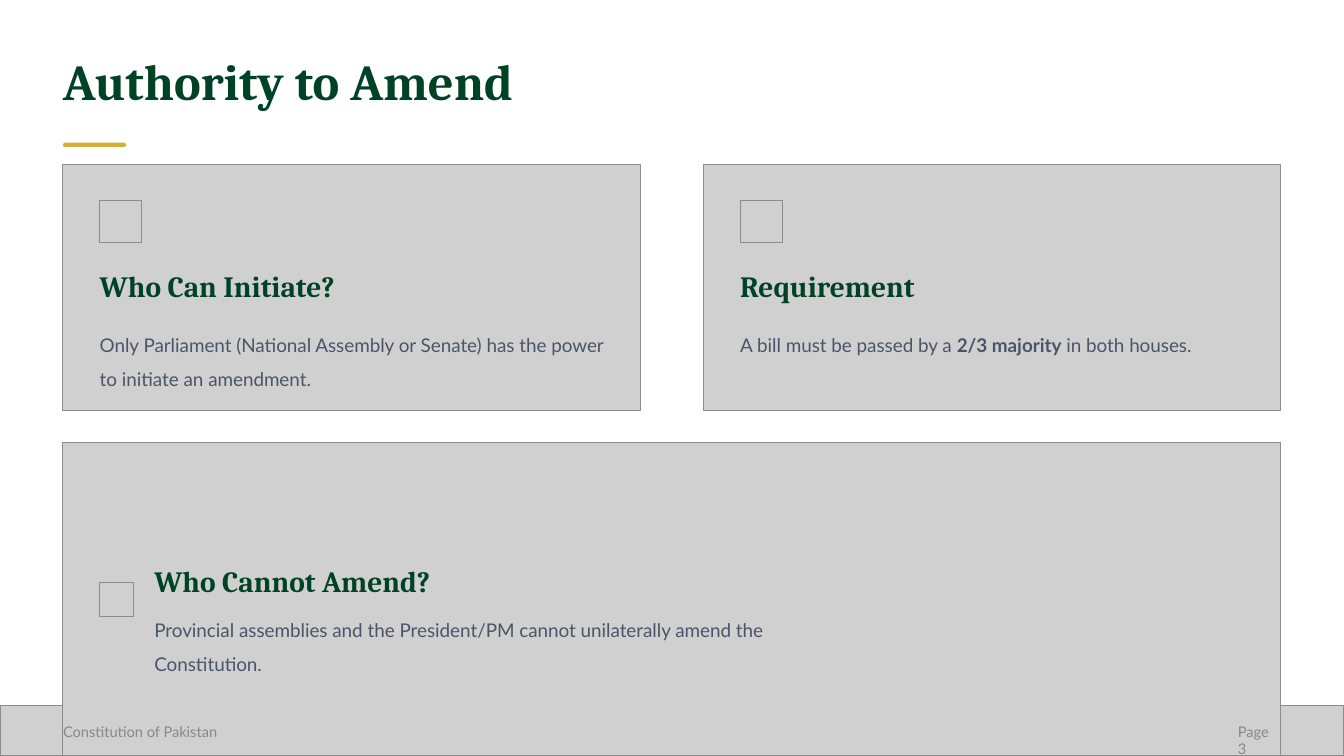
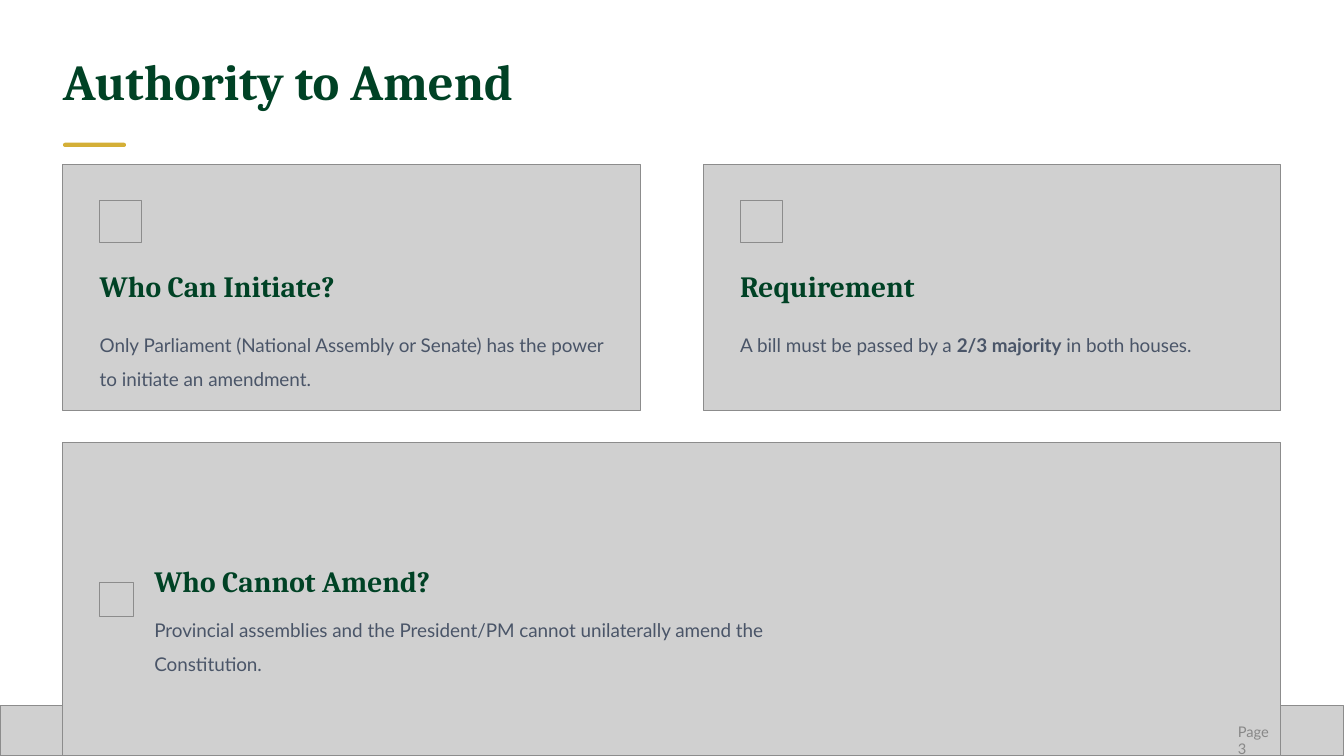
Before and after one commit to MediaHouseBlog/ICP-Presentation, a slide deck: slide 3 of (ICP Presentation)Procedures for Amending the Constitution.pptx. Drawn at 1344x756 pixels with LibreOffice and Linux fonts; fonts in the diff are those of the drawing; grey boxes stand for pictures. Boxes give left, top, right and bottom in pixels: in the first picture for what was removed or moved away, otherwise in the second. Text is boxed around its words. In the diff, an @@ line names an element or a change of style, - is before the commit and + after.

```diff
--- a/(ICP Presentation)Procedures for Amending the Constitution.pptx
+++ b/(ICP Presentation)Procedures for Amending the Constitution.pptx
@@ text removed at [63,726,218,737] @@
-Constitution of Pakistan
```
Also in this commit, not shown: 2 other slides changed.
